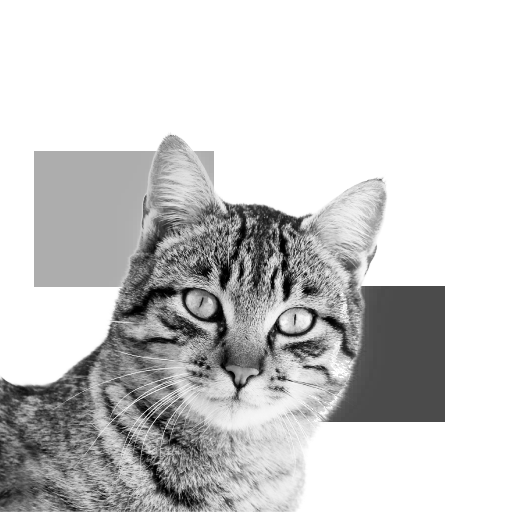
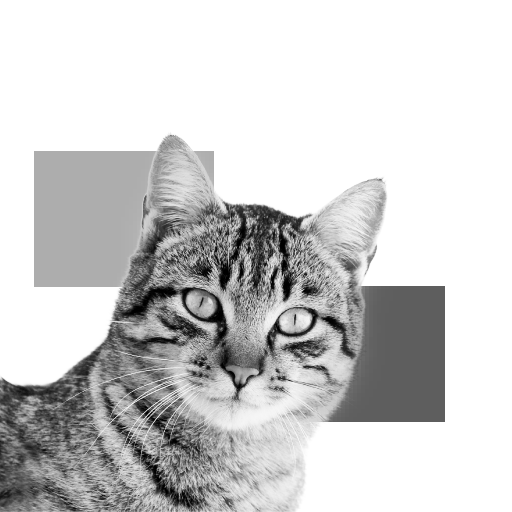
Two versions of the same layered image (512x512). Layer-by-layer changes:
painted on "Color Fill 1" over (x1=119, y1=151, x2=214, y2=287)
